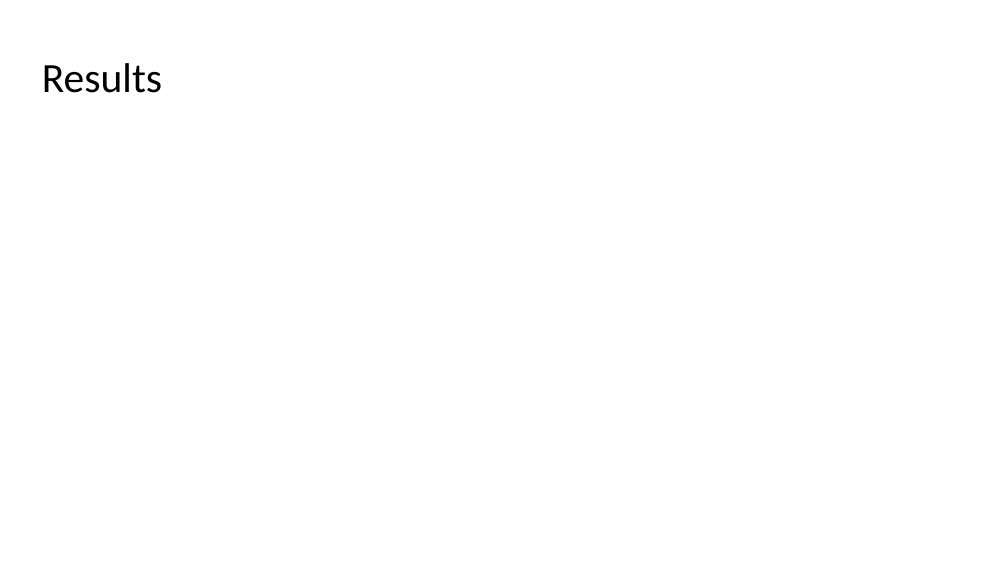
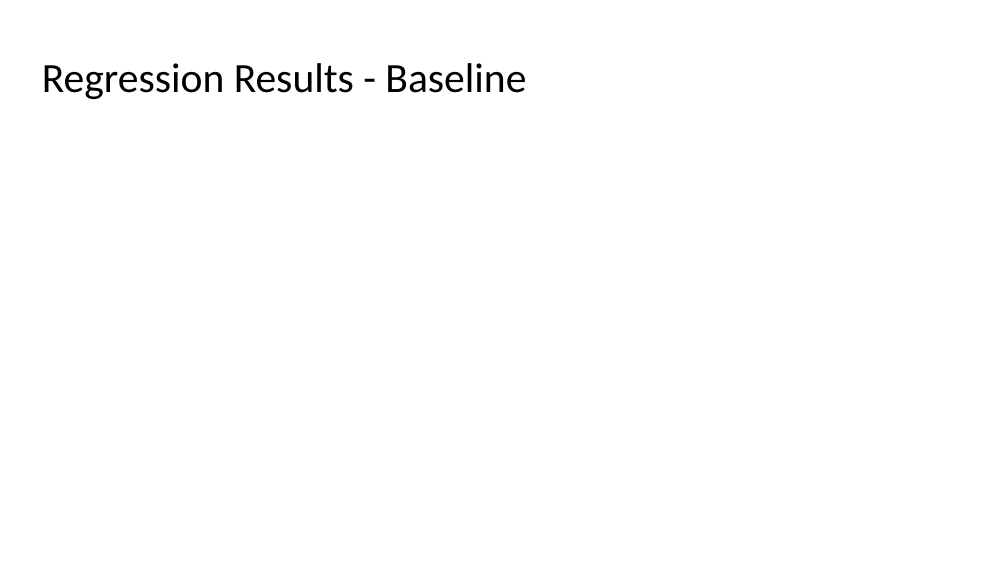
Before and after one commit to ranton256/used_car_sale_price_analysis, a slide deck: slide 20 of DSCI521_rna63_final_project_pres.pptx (slide 17 before the commit). Drawn at 1008x567 pixels with LibreOffice and Linux fonts; fonts in the diff are those of the drawing; background and template pictures are left out. Boxes give left, top, right and bottom in pixels: in the first picture for what was removed or moved away, otherwise in the second. Text is boxed around its words. In the diff, an @@ line names an element or a change of style, - is before the commit and + after.

Commit message:
Full baseline run complete and updated slides

```diff
--- a/DSCI521_rna63_final_project_pres.pptx
+++ b/DSCI521_rna63_final_project_pres.pptx
@@ title at (42, 63, 526, 99): text changed @@
-Results
+Regression Results - Baseline
```
Also in this commit, not shown: 2 other slides changed, 6 slides added, 2 slides removed, 3 other files.
